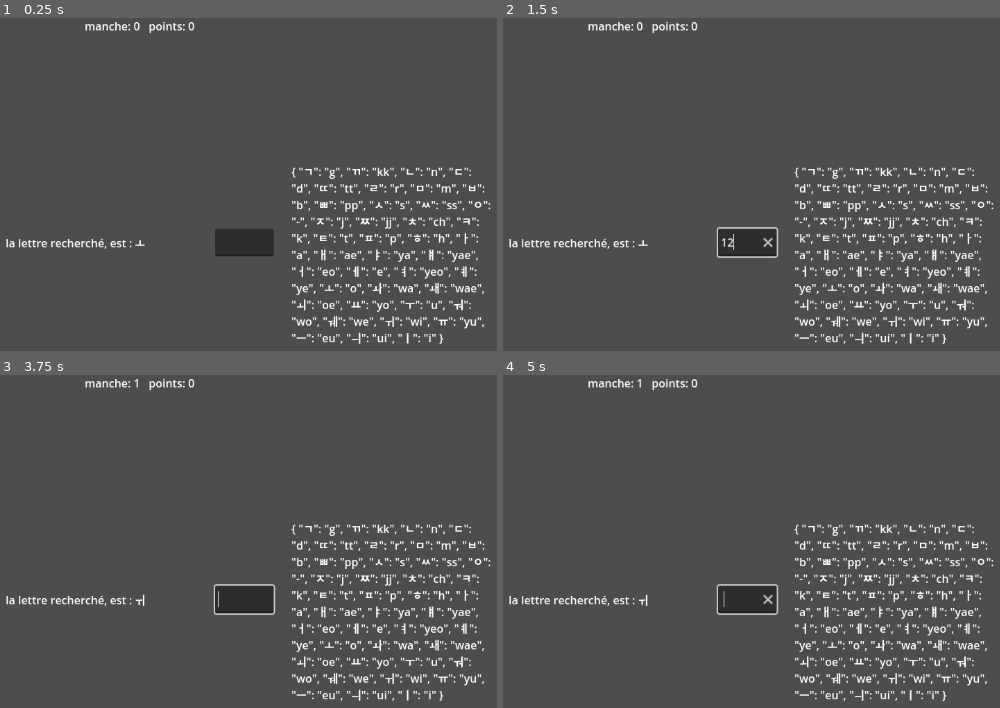
Above: before the commit, frames 1-4 (two rows, left to right).
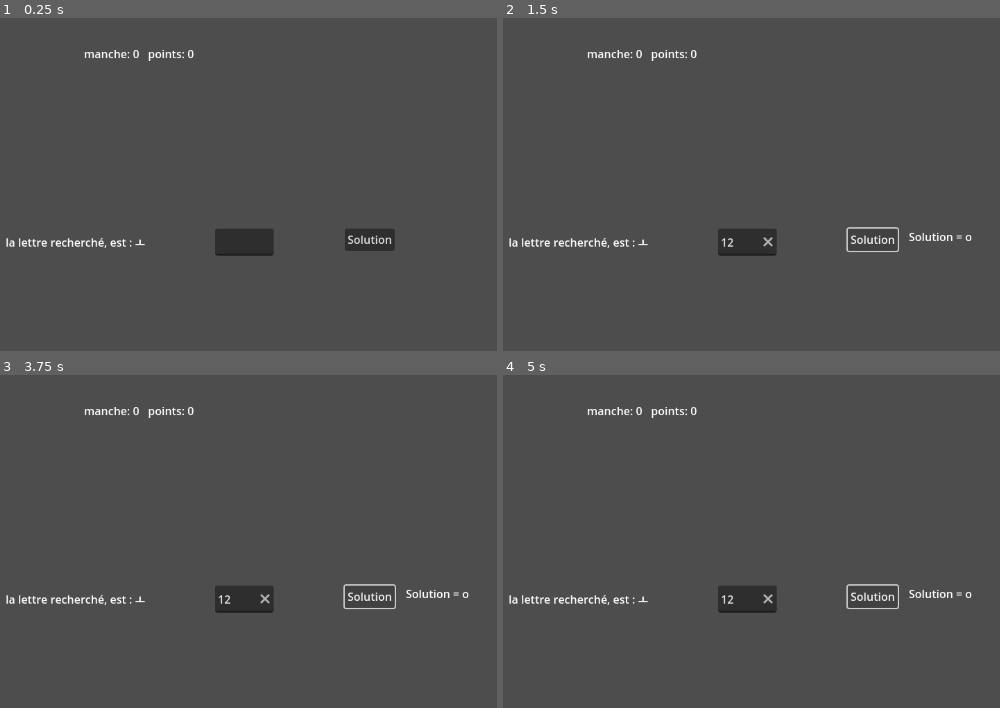
Above: after the commit, the same moments.

Repository: canigou101/learn_Corean
Game: Godot game, scene res://scenes/finalVers.tscn
Same seed, same stepped clock (60 frames per second), same inputs: the game is played once before the commit and once after it.
Inputs (mouse positions are in pixels of both pictures, inside the frame that each line leads up to):
- Up to frame 1 (0.25 s): no input
- Up to frame 2 (1.5 s): click (746, 241) at 0.52 s; type "12" at 0.6 s; click (870, 241) at 1.25 s, where only the run after the commit has a clickable "Solution"
- Up to frame 3 (3.75 s): click (367, 598) at 2 s, where only the run after the commit has a clickable "Solution"; click (367, 598) at 2.75 s, where only the run after the commit has a clickable "Solution"; tap Enter at 3.5 s
- Up to frame 4 (5 s): tap Space at 4.25 s

The runs differ from the first frame. In frame 1, 4.9% of the frame differs, in the area x 1-99%, y 1-98%; in frame 2, 4.9%; in frame 3, 5.0%; in frame 4, 5.0%.

Commit message:
ajout du son

Diff:
--- a/lettres-coréenes/scenes/finalVers.tscn
+++ b/lettres-coréenes/scenes/finalVers.tscn
@@ -1,6 +1,8 @@
-[gd_scene load_steps=2 format=3 uid="uid://4y03ieqwlqbg"]
+[gd_scene load_steps=4 format=3 uid="uid://4y03ieqwlqbg"]
 
 [ext_resource type="Script" uid="uid://5asm1pfot7k3" path="res://script/finalVers.gd" id="1_afunr"]
+[ext_resource type="AudioStream" uid="uid://cqin5kmytjfsl" path="res://sound effect/correct-6033.mp3" id="2_xg346"]
+[ext_resource type="AudioStream" uid="uid://dh2xfiilqbf3n" path="res://sound effect/wronganswer-37702.mp3" id="3_ne4vy"]
 
 [node name="finalVers" type="Control"]
 layout_mode = 3
@@ -14,41 +16,28 @@
 [node name="manchePoints" type="Label" parent="."]
 unique_name_in_owner = true
 layout_mode = 1
-anchors_preset = 5
-anchor_left = 0.5
-anchor_right = 0.5
-offset_left = -19.5
-offset_right = 19.5
-offset_bottom = 23.0
+anchors_preset = -1
+anchor_left = 0.499566
+anchor_top = 0.0617284
+anchor_right = 0.500434
+anchor_bottom = 0.0972222
 grow_horizontal = 2
-
-[node name="RichTextLabel" type="RichTextLabel" parent="."]
-unique_name_in_owner = true
-custom_minimum_size = Vector2(200, 100)
-layout_mode = 2
-anchor_left = 0.690104
-anchor_top = 0.322531
-anchor_right = 0.945313
-anchor_bottom = 0.859568
-grow_horizontal = 0
-grow_vertical = 2
 metadata/_edit_use_anchors_ = true
 
 [node name="HBoxContainer" type="HBoxContainer" parent="."]
 layout_mode = 1
-anchors_preset = 8
-anchor_left = 0.5
-anchor_top = 0.5
-anchor_right = 0.5
-anchor_bottom = 0.5
-offset_left = -97.5
-offset_top = -20.0
-offset_right = 97.5
-offset_bottom = 20.0
+anchors_preset = -1
+anchor_left = 0.366753
+anchor_top = 0.469136
+anchor_right = 0.633247
+anchor_bottom = 0.530864
+offset_left = 56.0
+offset_right = -56.0
 grow_horizontal = 2
 grow_vertical = 2
 theme_override_constants/separation = 100
 alignment = 1
+metadata/_edit_use_anchors_ = true
 
 [node name="Label" type="Label" parent="HBoxContainer"]
 unique_name_in_owner = true
@@ -61,4 +50,28 @@
 keep_editing_on_text_submit = true
 clear_button_enabled = true
 
+[node name="Solution" type="Label" parent="."]
+unique_name_in_owner = true
+custom_minimum_size = Vector2(100, 0)
+layout_mode = 1
+offset_left = 960.0
+offset_top = 304.0
+offset_right = 1060.0
+offset_bottom = 336.0
+
+[node name="aide" type="Button" parent="."]
+layout_mode = 0
+offset_left = 872.0
+offset_top = 304.0
+offset_right = 944.0
+offset_bottom = 336.0
+text = "Solution"
+
+[node name="win" type="AudioStreamPlayer" parent="."]
+stream = ExtResource("2_xg346")
+
+[node name="wrong" type="AudioStreamPlayer" parent="."]
+stream = ExtResource("3_ne4vy")
+
 [connection signal="text_submitted" from="HBoxContainer/LineEdit" to="." method="_on_line_edit_text_submitted"]
+[connection signal="pressed" from="aide" to="." method="_on_aide_pressed"]
--- a/lettres-coréenes/script/finalVers.gd
+++ b/lettres-coréenes/script/finalVers.gd
@@ -1,5 +1,7 @@
 extends Control
 
+
+var aideVisible= false
 
 var manche =0 #int
 var point=0 #int
@@ -33,12 +35,21 @@
 	lettresParse = chargement_Json(listeDeLettres)# chargement du dictionnaire des lettres avec leur corresponcances
 	ListeLettres=getliste(1,lettresParse)# récupération d'une liste pour pouvoir utiliser la fonction rand pour avoir un index
 	PoseLettre=randomletter(ListeLettres)# récupération d'une position de lettre random
-	%RichTextLabel.text=str(lettresParse)
+	dicoAide()#affichage du dico d'aide
 	affichage()# affichage de la lettre
 	affichagePoints()# initialisation du compteur
+	afficherAide(aideVisible)
 	#zone test
 
+func afficherAide(boulean):
+	if boulean==true:
+		%Solution.set_visible(true)
+		dicoAide()
+	if boulean==false:
+		%Solution.set_visible(false)
 
+func dicoAide():
+	%Solution.text="Solution = " +str(lettresParse [ListeLettres[PoseLettre]])
 
 
 func _on_line_edit_text_submitted(new_text):
@@ -46,7 +57,8 @@
 	isTheSame()
 	generation()
 	%LineEdit.text=""
-
+	aideVisible=false
+	afficherAide(aideVisible)
 
 
 func getliste(sens,dicListe):
@@ -70,10 +82,12 @@
 		point+=1
 		print("bonne lettre")
 		print(lettrePropo," ",lettre_a_trouver)
+		$win.play()
 	elif lettrePropo!=lettre_a_trouver:
 		manche+=1
 		print("mauvaise lettre")
 		print(lettrePropo," ",lettre_a_trouver)
+		$wrong.play()
 	affichagePoints()
 
 func affichagePoints():
@@ -84,3 +98,9 @@
 	PoseLettre=randomletter(ListeLettres)# récupération d'une position de lettre random
 	affichage()# affichage de la lettre
 	affichagePoints()# actualisation du compteur
+
+
+
+func _on_aide_pressed() -> void:
+	aideVisible=true
+	afficherAide(aideVisible)
Not shown, added: lettres-coréenes/sound effect/correct-6033.mp3.import
Not shown, added: lettres-coréenes/sound effect/rightanswer-95219.mp3.import
Not shown, added: lettres-coréenes/sound effect/wronganswer-37702.mp3.import
Not shown, added: lettres-coréenes/sound effect/correct-6033.mp3
Not shown, added: lettres-coréenes/sound effect/rightanswer-95219.mp3
Not shown, added: lettres-coréenes/sound effect/wronganswer-37702.mp3
